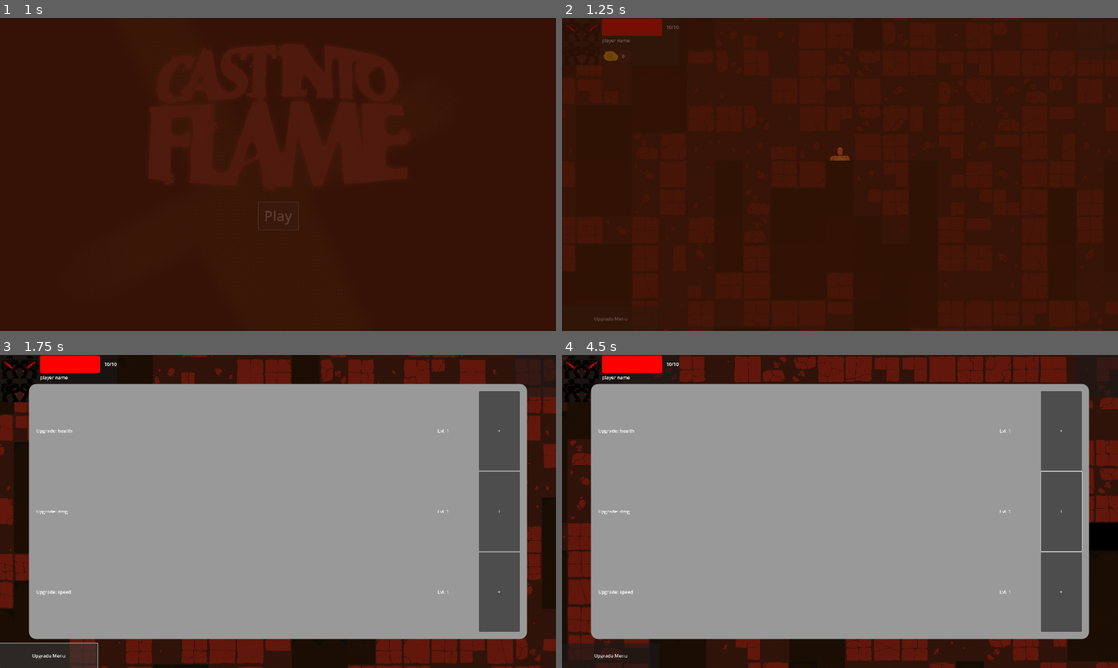
Above: before the commit, frames 1-4 (two rows, left to right).
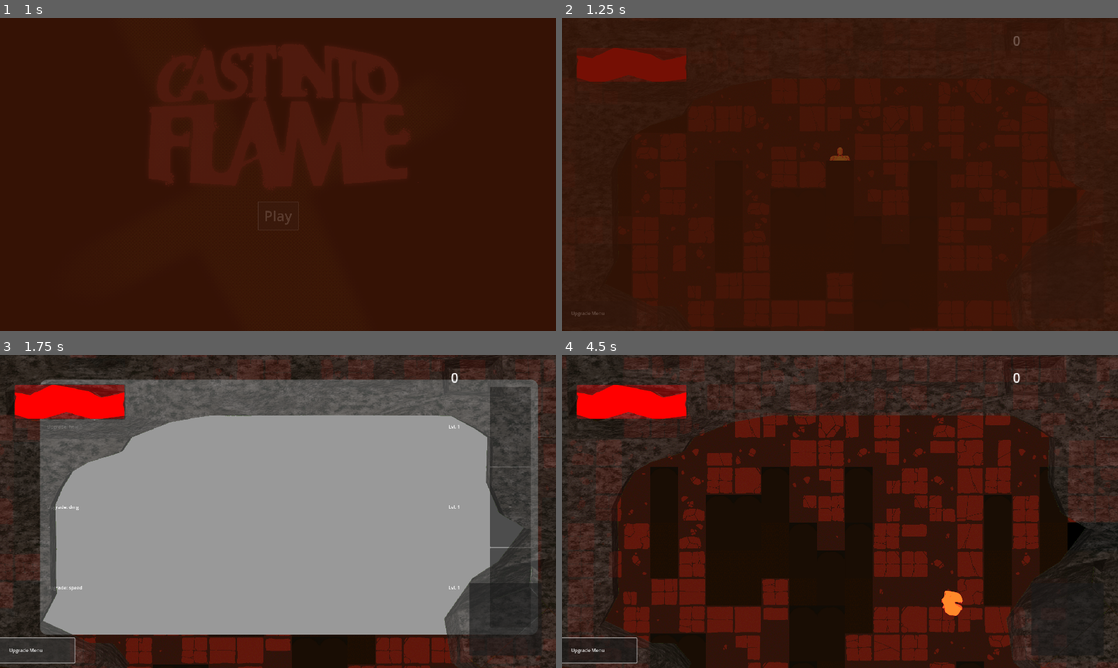
Above: after the commit, the same moments.

Repository: jible/capstone
Game: Godot game, scene res://scenes/testScenes/main_menu.tscn
Two runs of this game, one before a commit and one after it. Both use one fixed random seed, a clock stepped at 60 frames per second and the inputs below. The engine's default icon, where the game draws it, is replaced by a stand-in: a white triangle on a blue panel in a dark square.
Inputs (mouse positions are in pixels of both pictures, inside the frame that each line leads up to):
- Up to frame 1 (1 s): click "Play" at 0.5 s
- Up to frame 2 (1.25 s): no input
- Up to frame 3 (1.75 s): click "Upgrade Menu" at 1.25 s
- Up to frame 4 (4.5 s): click "+" at 2 s; move the mouse to (962, 495) at 2.77 s; hold Right (right) 2.78-3.53 s; move the mouse to (728, 527) at 3.52 s; hold Down (down) 3.53-4.28 s; tap Space (attack) at 3.6 s; move the mouse to (895, 442) at 4.27 s; hold Right (right) from 4.28 s (still down)

Frame 1 is identical in both runs. In frame 2, 2.7% of the frame differs, in the area x 0-83%, y 0-97%; in frame 3, 34%; in frame 4, 86%, in the area x 0-100%, y 0-100%.

Commit message:
version 0.37
-   Added in assets from Phoebe's UI work (HUD, Upgrade icons(Health Damage Speed), temp icon for currency (Still needs to have transparent background)) to the file system under `assets/ui_models`
-   HUD Border will need to be refined because it obscures too much of the screen, for now the transparency is lowered to allow for an easy replacement
-   Reordered node hierarchy to support the HUD changes. There are two main nodes now associated with the HUD, one for the border HUD with the health, currency, mini-map, and upgrade button, and another for the upgrade menu itself. This change was meant to prevent scaling the HUD accidentally scaling the upgrade menu, and allow for the transparency of the HUD texture to be lowered while keeping the information like the health and currency still fully visible.
-   Pathing in the `hud.gd` code was adjusted to fit these changes.

Diff:
--- a/scenes/limbo.tscn
+++ b/scenes/limbo.tscn
@@ -16,3 +16,9 @@
 
 [editable path="Scene Config Package"]
 [editable path="Scene Config Package/Level Generator"]
+[editable path="Scene Config Package/Player"]
+[editable path="Scene Config Package/Player/State Machine"]
+[editable path="Scene Config Package/Player/Hitbox"]
+[editable path="Scene Config Package/Player/Hurtbox"]
+[editable path="Scene Config Package/Player/Direction Manager"]
+[editable path="Scene Config Package/Player/Pick Up"]
--- a/scenes/prefabs/ui_elements/HUD.tscn
+++ b/scenes/prefabs/ui_elements/HUD.tscn
@@ -1,10 +1,11 @@
-[gd_scene load_steps=7 format=3 uid="uid://dfvsgbamdsiep"]
+[gd_scene load_steps=8 format=3 uid="uid://dfvsgbamdsiep"]
 
 [ext_resource type="Texture2D" uid="uid://dslr3ip0cnxp0" path="res://assets/sprites/playerV1.png" id="1_ekvuy"]
 [ext_resource type="Script" path="res://scripts/for_scenes/HUD.gd" id="1_ndg1h"]
 [ext_resource type="Texture2D" uid="uid://bxevwqt0bicpt" path="res://assets/sprites/sexyIndiDevLogo.png" id="2_cbqub"]
-[ext_resource type="PackedScene" uid="uid://ck64sagvojlr0" path="res://scenes/prefabs/ui_elements/stat_upgrade_ui.tscn" id="4_0nay5"]
-[ext_resource type="PackedScene" path="res://scenes/prefabs/ui_elements/pause_menu.tscn" id="5_csnww"]
+[ext_resource type="Texture2D" uid="uid://cb3ihhfb8trsd" path="res://assets/ui_renders/hud-transparentbg.png" id="3_2oo5a"]
+[ext_resource type="PackedScene" uid="uid://bsmerj830lma6" path="res://scenes/prefabs/ui_elements/stat_upgrade_ui.tscn" id="4_0nay5"]
+[ext_resource type="PackedScene" uid="uid://c05l3ridoi3lc" path="res://scenes/prefabs/ui_elements/pause_menu.tscn" id="5_csnww"]
 
 [sub_resource type="StyleBoxFlat" id="StyleBoxFlat_8sjnk"]
 bg_color = Color(1, 0, 0, 1)
@@ -22,22 +23,38 @@
 grow_vertical = 2
 script = ExtResource("1_ndg1h")
 
-[node name="PlayerInfo" type="PanelContainer" parent="."]
+[node name="StatUpgradeUi" parent="." instance=ExtResource("4_0nay5")]
+visible = false
 layout_mode = 1
-offset_right = 405.0
-offset_bottom = 164.0
+offset_left = 38.0
+offset_top = -15.0
+offset_right = 38.0
+offset_bottom = -15.0
 
-[node name="MarginContainer" type="MarginContainer" parent="PlayerInfo"]
+[node name="Border" type="Control" parent="."]
+anchors_preset = 0
+offset_right = 40.0
+offset_bottom = 40.0
+
+[node name="PlayerInfo" type="PanelContainer" parent="Border"]
+layout_mode = 1
+offset_left = 49.0
+offset_top = 101.0
+offset_right = 432.87
+offset_bottom = 222.45
+
+[node name="MarginContainer" type="MarginContainer" parent="Border/PlayerInfo"]
 layout_mode = 2
 theme_override_constants/margin_left = 2
 theme_override_constants/margin_top = 2
 theme_override_constants/margin_right = 2
 theme_override_constants/margin_bottom = 2
 
-[node name="HBoxContainer" type="HBoxContainer" parent="PlayerInfo/MarginContainer"]
+[node name="HBoxContainer" type="HBoxContainer" parent="Border/PlayerInfo/MarginContainer"]
 layout_mode = 2
 
-[node name="PlayerImage" type="TextureRect" parent="PlayerInfo/MarginContainer/HBoxContainer"]
+[node name="PlayerImage" type="TextureRect" parent="Border/PlayerInfo/MarginContainer/HBoxContainer"]
+visible = false
 custom_minimum_size = Vector2(50, 50)
 layout_mode = 2
 size_flags_horizontal = 3
@@ -45,16 +62,16 @@
 texture = ExtResource("1_ekvuy")
 expand_mode = 1
 
-[node name="VBoxContainer" type="VBoxContainer" parent="PlayerInfo/MarginContainer/HBoxContainer"]
+[node name="VBoxContainer" type="VBoxContainer" parent="Border/PlayerInfo/MarginContainer/HBoxContainer"]
 layout_mode = 2
 size_flags_horizontal = 3
 size_flags_stretch_ratio = 0.6
 
-[node name="Health" type="HBoxContainer" parent="PlayerInfo/MarginContainer/HBoxContainer/VBoxContainer"]
+[node name="Health" type="HBoxContainer" parent="Border/PlayerInfo/MarginContainer/HBoxContainer/VBoxContainer"]
 layout_mode = 2
 size_flags_vertical = 3
 
-[node name="HealthBar" type="ProgressBar" parent="PlayerInfo/MarginContainer/HBoxContainer/VBoxContainer/Health"]
+[node name="HealthBar" type="ProgressBar" parent="Border/PlayerInfo/MarginContainer/HBoxContainer/VBoxContainer/Health"]
 layout_mode = 2
 size_flags_horizontal = 3
 size_flags_vertical = 3
@@ -64,7 +81,8 @@
 value = 10.0
 show_percentage = false
 
-[node name="HealthLabel" type="Label" parent="PlayerInfo/MarginContainer/HBoxContainer/VBoxContainer/Health"]
+[node name="HealthLabel" type="Label" parent="Border/PlayerInfo/MarginContainer/HBoxContainer/VBoxContainer/Health"]
+visible = false
 layout_mode = 2
 size_flags_horizontal = 3
 size_flags_vertical = 1
@@ -74,17 +92,65 @@
 horizontal_alignment = 2
 vertical_alignment = 1
 
-[node name="PlayerName" type="Label" parent="PlayerInfo/MarginContainer/HBoxContainer/VBoxContainer"]
+[node name="PlayerName" type="Label" parent="Border/PlayerInfo/MarginContainer/HBoxContainer/VBoxContainer"]
+visible = false
 layout_mode = 2
 size_flags_vertical = 3
 size_flags_stretch_ratio = 0.5
 text = "player name"
 
-[node name="Currency" type="HBoxContainer" parent="PlayerInfo/MarginContainer/HBoxContainer/VBoxContainer"]
+[node name="HUD Overlay" type="TextureRect" parent="Border"]
+modulate = Color(1, 1, 1, 0.627451)
+layout_mode = 0
+offset_left = -417.0
+offset_top = -199.0
+offset_right = 1979.0
+offset_bottom = 1040.0
+scale = Vector2(1.125, 1.125)
+texture = ExtResource("3_2oo5a")
+
+[node name="Minimap" type="PanelContainer" parent="Border"]
+layout_mode = 1
+anchors_preset = 1
+anchor_left = 1.0
+anchor_right = 1.0
+offset_left = 1581.0
+offset_top = 787.0
+offset_right = 1831.0
+offset_bottom = 1037.0
+grow_horizontal = 0
+
+[node name="Button" type="Button" parent="Border"]
+layout_mode = 1
+anchors_preset = 2
+anchor_top = 1.0
+anchor_bottom = 1.0
+offset_left = -79.5
+offset_top = 936.625
+offset_right = 257.5
+offset_bottom = 1021.62
+grow_vertical = 0
+text = "Upgrade Menu"
+
+[node name="PauseMenu" parent="Border" instance=ExtResource("5_csnww")]
+visible = false
+layout_mode = 1
+offset_left = -158.25
+offset_top = -67.375
+offset_right = -158.25
+offset_bottom = -67.375
+
+[node name="Currency" type="HBoxContainer" parent="Border"]
 layout_mode = 2
+offset_left = 1557.0
+offset_top = 37.0
+offset_right = 1657.46
+offset_bottom = 67.82
+scale = Vector2(2.79, 2.79)
 size_flags_vertical = 3
 
-[node name="CurrencyIcon" type="TextureRect" parent="PlayerInfo/MarginContainer/HBoxContainer/VBoxContainer/Currency"]
+[node name="CurrencyIcon" type="TextureRect" parent="Border/Currency"]
+visible = false
 custom_minimum_size = Vector2(25, 25)
 layout_mode = 2
 size_flags_horizontal = 3
@@ -92,37 +158,10 @@
 texture = ExtResource("2_cbqub")
 expand_mode = 1
 
-[node name="CurrencyCount" type="Label" parent="PlayerInfo/MarginContainer/HBoxContainer/VBoxContainer/Currency"]
+[node name="CurrencyCount" type="Label" parent="Border/Currency"]
 layout_mode = 2
 size_flags_horizontal = 3
 size_flags_stretch_ratio = 0.75
 text = "0"
 
-[node name="Minimap" type="PanelContainer" parent="."]
-layout_mode = 1
-anchors_preset = 1
-anchor_left = 1.0
-anchor_right = 1.0
-offset_left = -145.0
-offset_bottom = 145.0
-grow_horizontal = 0
-
-[node name="StatUpgradeUi" parent="." instance=ExtResource("4_0nay5")]
-visible = false
-layout_mode = 1
-
-[node name="Button" type="Button" parent="."]
-layout_mode = 1
-anchors_preset = 2
-anchor_top = 1.0
-anchor_bottom = 1.0
-offset_top = -85.0
-offset_right = 337.0
-grow_vertical = 0
-text = "Upgrade Menu"
-
-[node name="PauseMenu" parent="." instance=ExtResource("5_csnww")]
-visible = false
-layout_mode = 1
-
-[connection signal="pressed" from="Button" to="." method="_on_button_pressed"]
+[connection signal="pressed" from="Border/Button" to="." method="_on_button_pressed"]
--- a/scripts/for_scenes/HUD.gd
+++ b/scripts/for_scenes/HUD.gd
@@ -1,13 +1,12 @@
 extends Control
 
 var test = 0
-@onready var upgrade_menu = $"StatUpgradeUi"
-@onready var menu_button = $"Button"
+@onready var upgrade_menu = $StatUpgradeUi
+@onready var menu_button = $Border/Button
 
-@onready var health_bar: ProgressBar = $"PlayerInfo/MarginContainer/HBoxContainer/VBoxContainer/Health/HealthBar"
-@onready var health_label: Label = $"PlayerInfo/MarginContainer/HBoxContainer/VBoxContainer/Health/HealthLabel"
-@onready var currency_count: Label = $"PlayerInfo/MarginContainer/HBoxContainer/VBoxContainer/Currency/CurrencyCount"
-
+@onready var health_bar: ProgressBar = $Border/PlayerInfo/MarginContainer/HBoxContainer/VBoxContainer/Health/HealthBar
+@onready var health_label: Label = $Border/PlayerInfo/MarginContainer/HBoxContainer/VBoxContainer/Health/HealthLabel
+@onready var currency_count: Label = $Border/Currency/CurrencyCount
 @onready var player: Player = get_tree().get_first_node_in_group("Player")
 
 # Called when the node enters the scene tree for the first time.
Binary file added: assets/ui_renders/ChestIcon.png
Not shown, added: assets/ui_renders/ChestIcon.png.import
Binary file added: assets/ui_renders/FistIcon.png
Not shown, added: assets/ui_renders/FistIcon.png.import
Binary file added: assets/ui_renders/HeartIcon.png
Not shown, added: assets/ui_renders/HeartIcon.png.import
Binary file added: assets/ui_renders/hud-transparentbg.png
Not shown, added: assets/ui_renders/hud-transparentbg.png.import
Not shown: 1 places in scenes/prefabs/player/player.tscn that only renumber resources
Not shown, changed: CHANGELOG.md
